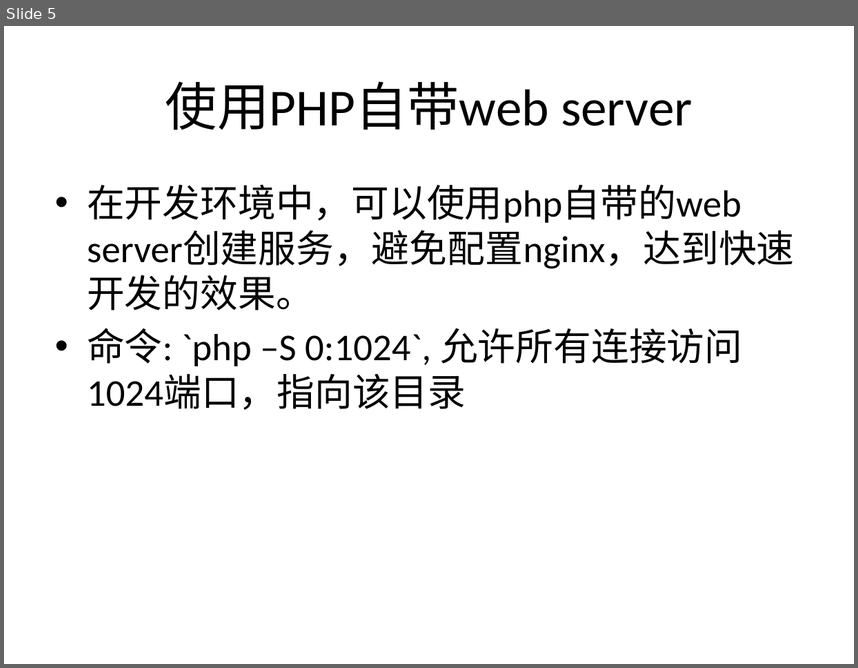
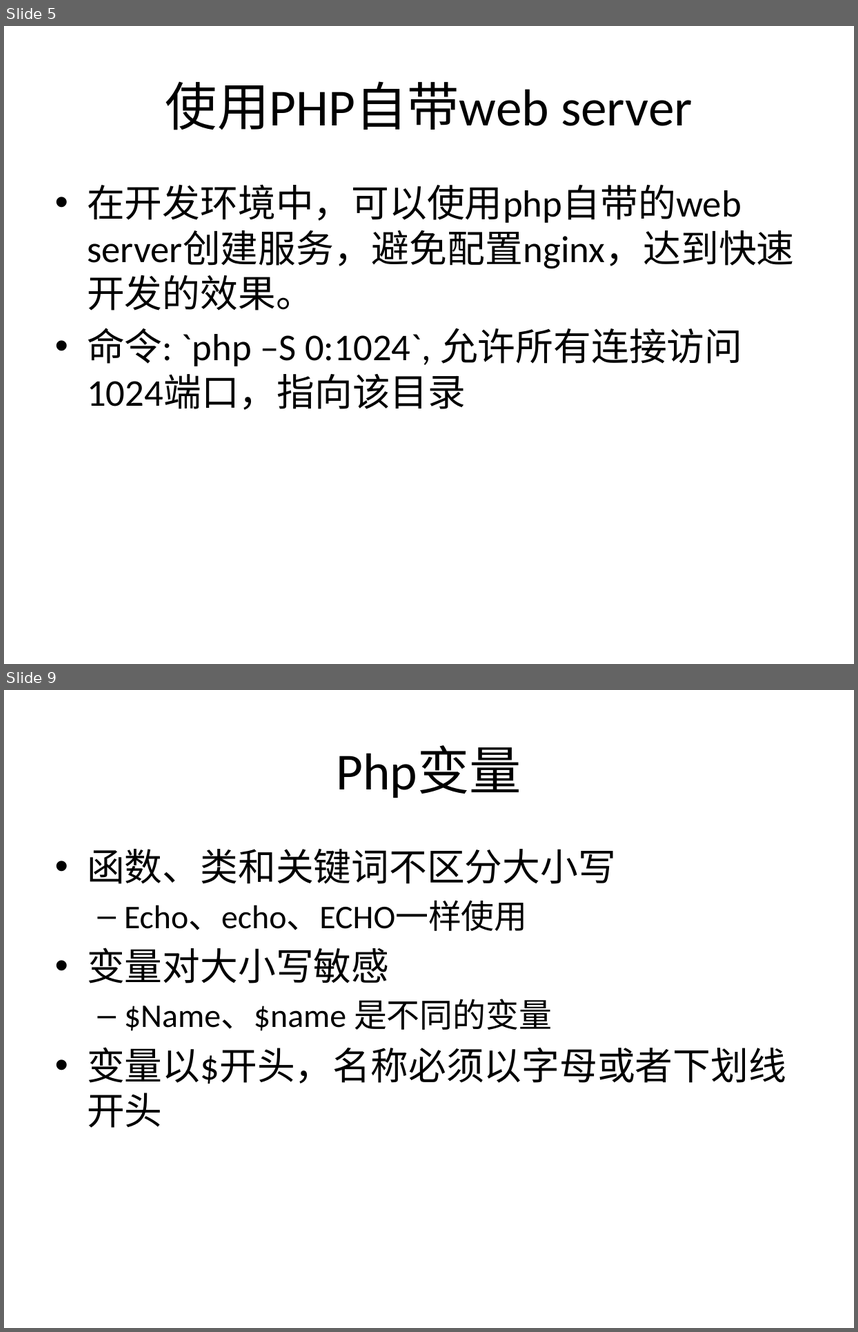
Before and after one commit to zhan3333/php-example, a slide deck: doc/ppt/lnmp.pptx. Shown one above the other, each under a label of ours: slide 5 before the commit, slides 5 and 9 after it; the slides between them are not shown. The pictures are 858x668 and 858x1332 pixels, drawn with LibreOffice and Linux fonts; fonts in the diff are those of the drawing. Boxes give left, top, right and bottom in pixels: in the first picture for what was removed or moved away, otherwise in the second. Text is boxed around its words. In the diff, an @@ line names an element or a change of style, - is before the commit and + after.

```diff
--- a/doc/ppt/lnmp.pptx
+++ b/doc/ppt/lnmp.pptx
@@ slide 9 added at (x1=4, y1=690, x2=854, y2=1328), background #FFFFFF @@
@@ title added at (x1=337, y1=746, x2=522, y2=798), 44 pt, text #000000 @@
+Php变量
@@ text added at (x1=87, y1=849, x2=786, y2=1127), 32 pt, text #000000 @@
+• 函数、类和关键词不区分大小写
+  – Echo、echo、ECHO一样使用
+• 变量对大小写敏感
+  – $Name、$name 是不同的变量
+• 变量以$开头，名称必须以字母或者下划线开头
```
Also in this commit, not shown: 3 slides changed, 7 other slides added, 19 other files.
